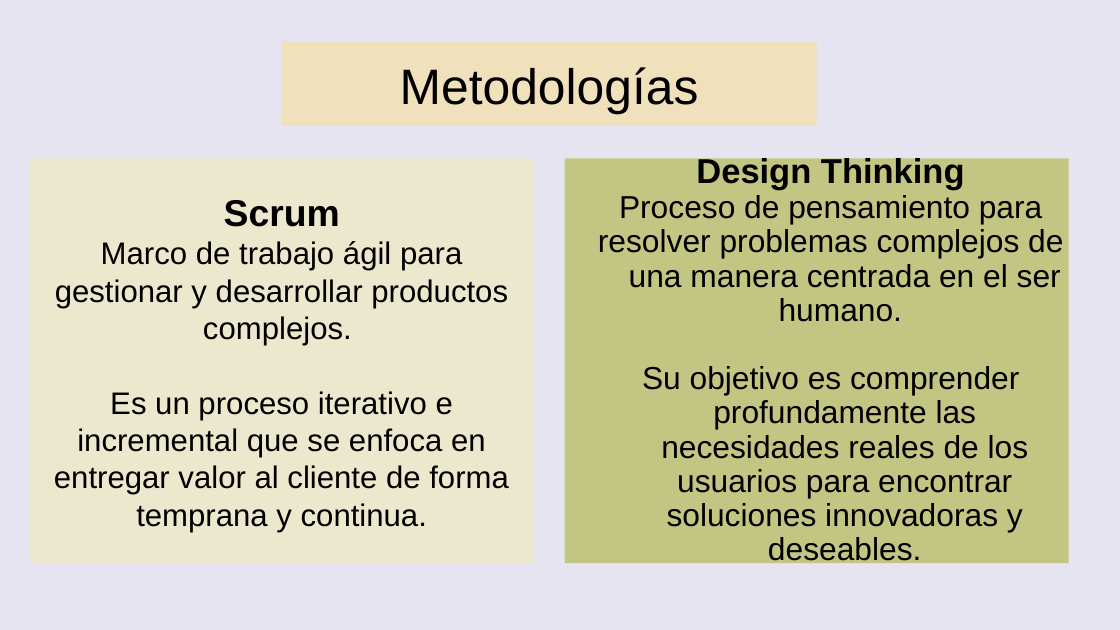
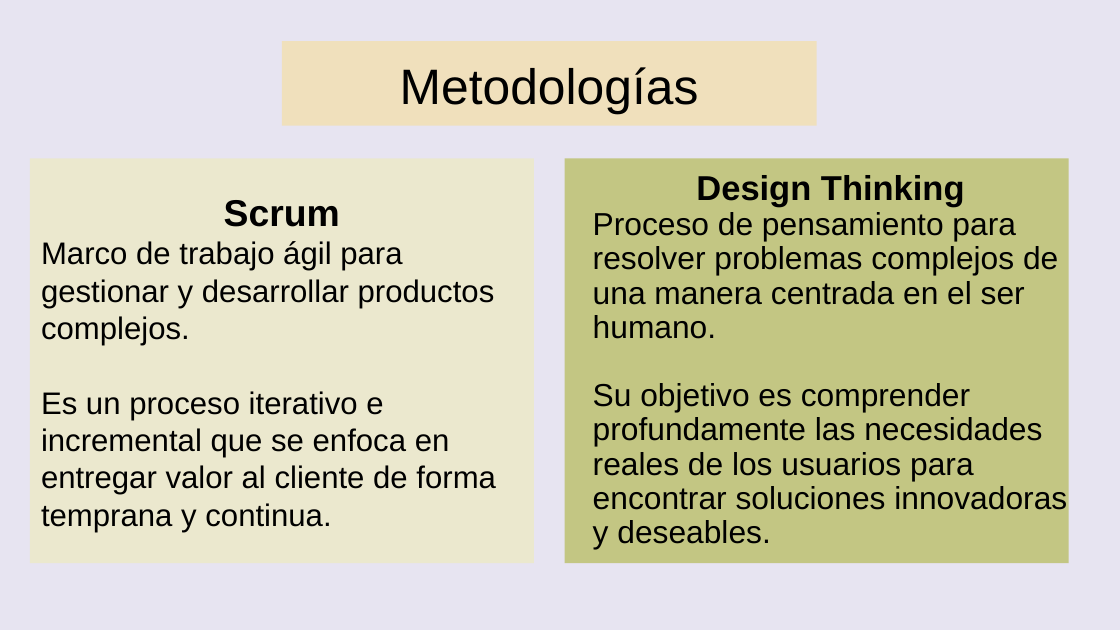
Before and after one commit to DanixaChan/Grupo-2, a slide deck: slide 10 of Fase 1/Evidencias Grupales/CalmaVR-Fase1.pptx. Drawn at 1120x630 pixels with LibreOffice and Linux fonts; fonts in the diff are those of the drawing; background and template pictures are left out. Boxes give left, top, right and bottom in pixels: in the first picture for what was removed or moved away, otherwise in the second. Text is boxed around its words. In the diff, an @@ line names an element or a change of style, - is before the commit and + after.

```diff
--- a/Fase 1/Evidencias Grupales/CalmaVR-Fase1.pptx
+++ b/Fase 1/Evidencias Grupales/CalmaVR-Fase1.pptx
@@ text in rectangle at [593,212,1016,241]: alignment centre to justified @@
@@ text at [41,241,496,532]: alignment centre to justified @@
@@ text in rectangle at [593,246,1067,549]: text changed @@
-resolver problemas complejos de una manera centrada en el ser humano.
-Su objetivo es comprender profundamente las necesidades reales de los usuarios para encontrar soluciones innovadoras y deseables.
+resolver problemas complejos de
+una manera centrada en el ser
+humano.
+Su objetivo es comprender
+profundamente las necesidades
+reales de los usuarios para
+encontrar soluciones innovadoras
+y deseables.
```
Also in this commit, not shown: 7 other slides changed, 1 slide added, 1 slide removed.
